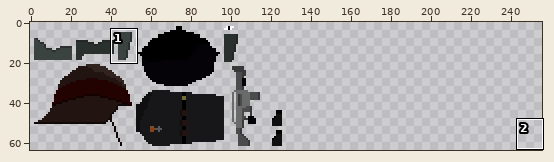
Sprite sheet -- player/atlas/skeleton.png. The first picture is a wide view before the edit; the outline marks the close-up.
Close-up. Earlier state:
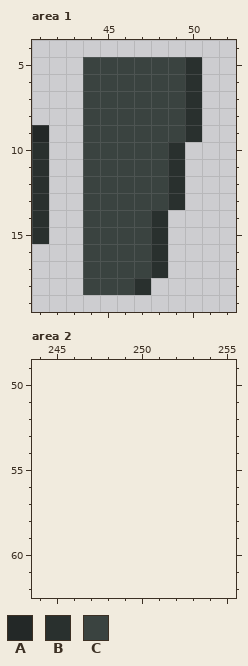
The file is 128x64 pixels. Colours within 5 levels of each other are drawn and written as one. Shown: area 1: x 41..52, y 4..19; area 2: x 244..255, y 49..62. The old version is drawn lined up with the new one, on the new canvas. The commit also changed other parts of the picture, which this record leaves out.
Palette (. is transparent): A #232827  B #29302e  C #3a4340
Pixels before, area 1, first column x 41:
 5 ...CCCCCCB
 6 ...CCCCCCB
 7 ...CCCCCCB
 8 ...CCCCCCB
 9 A..CCCCCCB
10 B..CCCCCB.
11 B..CCCCCB.
12 B..CCCCCB.
13 B..CCCCCB.
14 B..CCCCB..
15 B..CCCCB..
16 ...CCCCB..
17 ...CCCCB..
18 ...CCCB...
Now the later version:
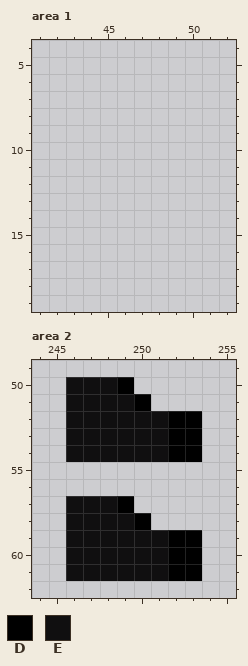
Colours new in this view: D #000000  E #100f10
Diff:
{"change": "canvas 128x64 -> 256x64"}
{"where": "area 1"}
{"y":5,"x":44,"old":"CCCCCCB","new":"......."}
{"y":6,"x":44,"old":"CCCCCCB","new":"......."}
{"y":7,"x":44,"old":"CCCCCCB","new":"......."}
{"y":8,"x":44,"old":"CCCCCCB","new":"......."}
{"y":9,"x":41,"old":"A","new":"."}
{"y":9,"x":44,"old":"CCCCCCB","new":"......."}
{"y":10,"x":41,"old":"B","new":"."}
{"y":10,"x":44,"old":"CCCCCB","new":"......"}
{"y":11,"x":41,"old":"B","new":"."}
{"y":11,"x":44,"old":"CCCCCB","new":"......"}
{"y":12,"x":41,"old":"B","new":"."}
{"y":12,"x":44,"old":"CCCCCB","new":"......"}
{"y":13,"x":41,"old":"B","new":"."}
{"y":13,"x":44,"old":"CCCCCB","new":"......"}
{"y":14,"x":41,"old":"B","new":"."}
{"y":14,"x":44,"old":"CCCCB","new":"....."}
{"y":15,"x":41,"old":"B","new":"."}
{"y":15,"x":44,"old":"CCCCB","new":"....."}
{"y":16,"x":44,"old":"CCCCB","new":"....."}
{"y":17,"x":44,"old":"CCCCB","new":"....."}
{"y":18,"x":44,"old":"CCCB","new":"...."}
{"where": "area 2"}
{"y":50,"x":246,"old":"....","new":"EEED"}
{"y":51,"x":246,"old":".....","new":"EEEED"}
{"y":52,"x":246,"old":"........","new":"EEEEEEDD"}
{"y":53,"x":246,"old":"........","new":"EEEEEEDD"}
{"y":54,"x":246,"old":"........","new":"EEEEEEDD"}
{"y":57,"x":246,"old":"....","new":"EEED"}
{"y":58,"x":246,"old":".....","new":"EEEED"}
{"y":59,"x":246,"old":"........","new":"EEEEEEDD"}
{"y":60,"x":246,"old":"........","new":"EEEEEEDD"}
{"y":61,"x":246,"old":"........","new":"EEEEEEDD"}
{"label":"erased","picture_box":[32,57,202,295]}
{"label":"added","picture_box":[66,377,202,581]}
